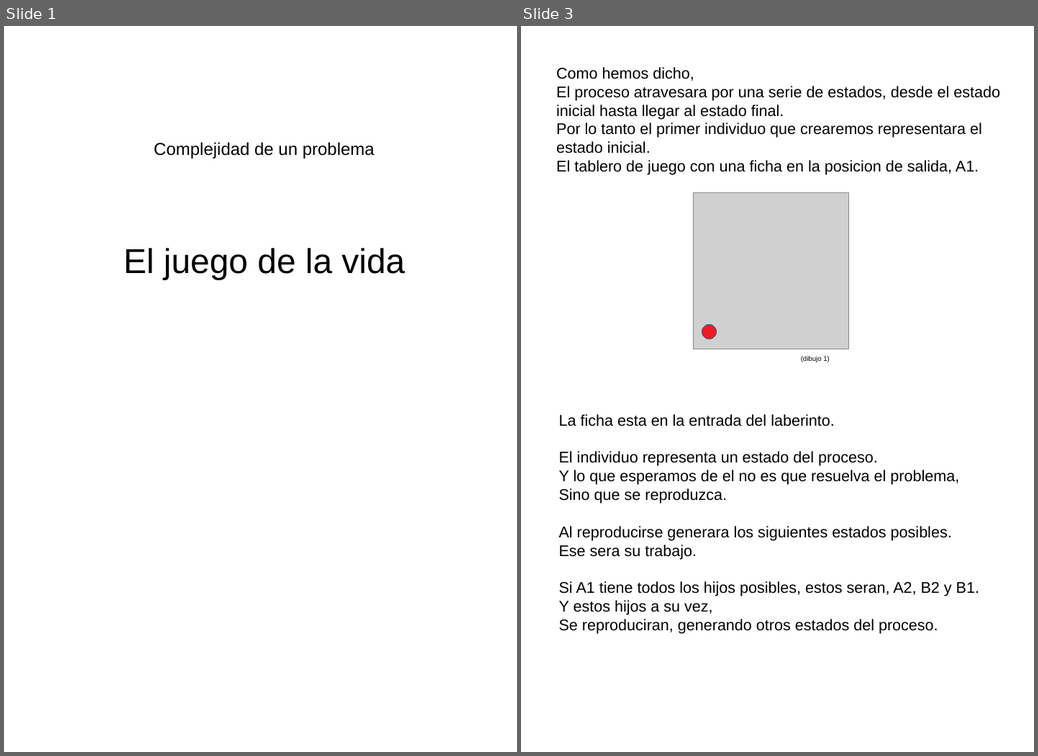
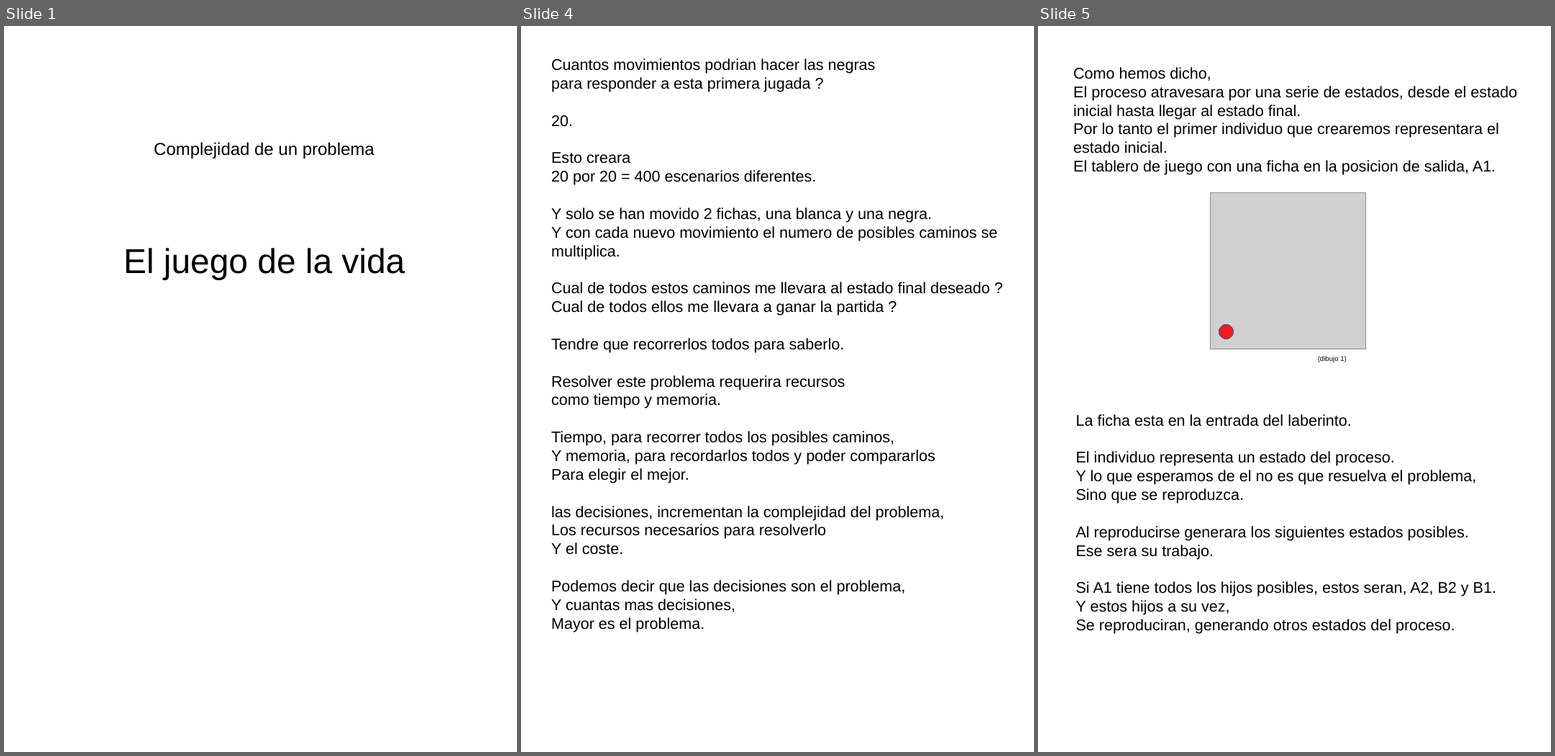
Before and after one commit to fabhrius/La-Cosa, a slide deck: capitulos/Complejidad de un problema/Complejidad de un problema.odp. Shown side by side, each under a label of ours: slides 1 and 3 before the commit, slides 1, 4 and 5 after it; the slides between them are not shown. The pictures are 1038x756 and 1555x756 pixels, drawn with LibreOffice and Linux fonts; fonts in the diff are those of the drawing; grey boxes stand for pictures. Boxes give left, top, right and bottom in pixels: in the first picture for what was removed or moved away, otherwise in the second. Text is boxed around its words. In the diff, an @@ line names an element or a change of style, - is before the commit and + after.

Commit message:
complejidad

```diff
--- a/capitulos/Complejidad de un problema/Complejidad de un problema.odp
+++ b/capitulos/Complejidad de un problema/Complejidad de un problema.odp
@@ slide 4 added at [521,26,1034,752], background #FFFFFF @@
@@ text added at [551,58,998,632], 18 pt, text #000000 @@
+Cuantos movimientos podrian hacer las negras
+para responder a esta primera jugada ?
+20.
+Esto creara
+20 por 20 = 400 escenarios diferentes.
+Y solo se han movido 2 fichas, una blanca y una negra.
+Y con cada nuevo movimiento el numero de posibles caminos se multiplica.
+Cual de todos estos caminos me llevara al estado final deseado ?
+Cual de todos ellos me llevara a ganar la partida ?
+Tendre que recorrerlos todos para saberlo.
+Resolver este problema requerira recursos
+como tiempo y memoria.
+Tiempo, para recorrer todos los posibles caminos,
+Y memoria, para recordarlos todos y poder compararlos
+Para elegir el mejor.
+las decisiones, incrementan la complejidad del problema,
+Los recursos necesarios para resolverlo
+Y el coste.
+Podemos decir que las decisiones son el problema,
+Y cuantas mas decisiones,
+Mayor es el problema.
@@ what was slide 3 is now slide 5 @@
```
Also in this commit, not shown: 2 other slides added, 1 slide removed, 1 other file.
